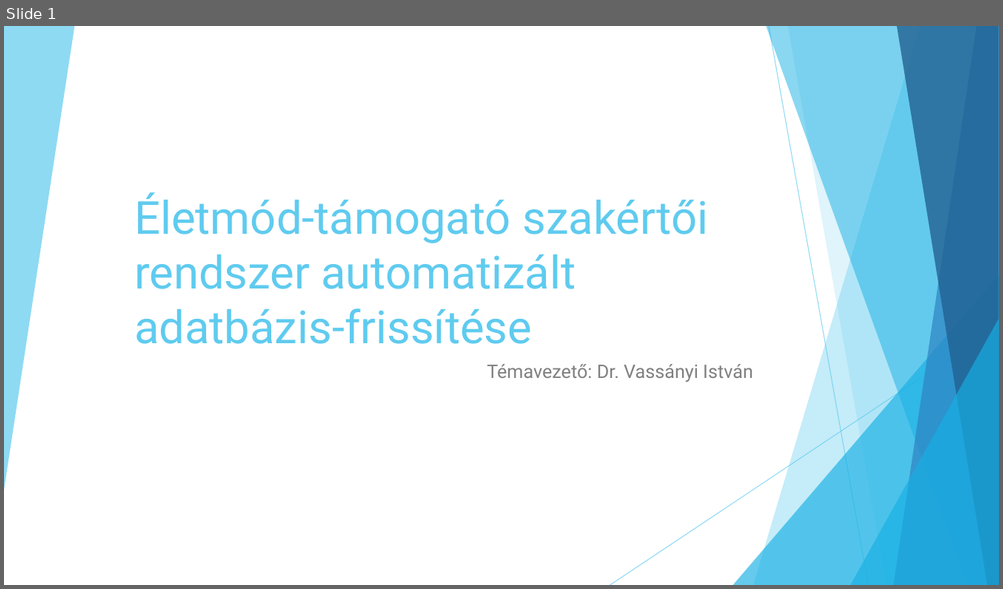
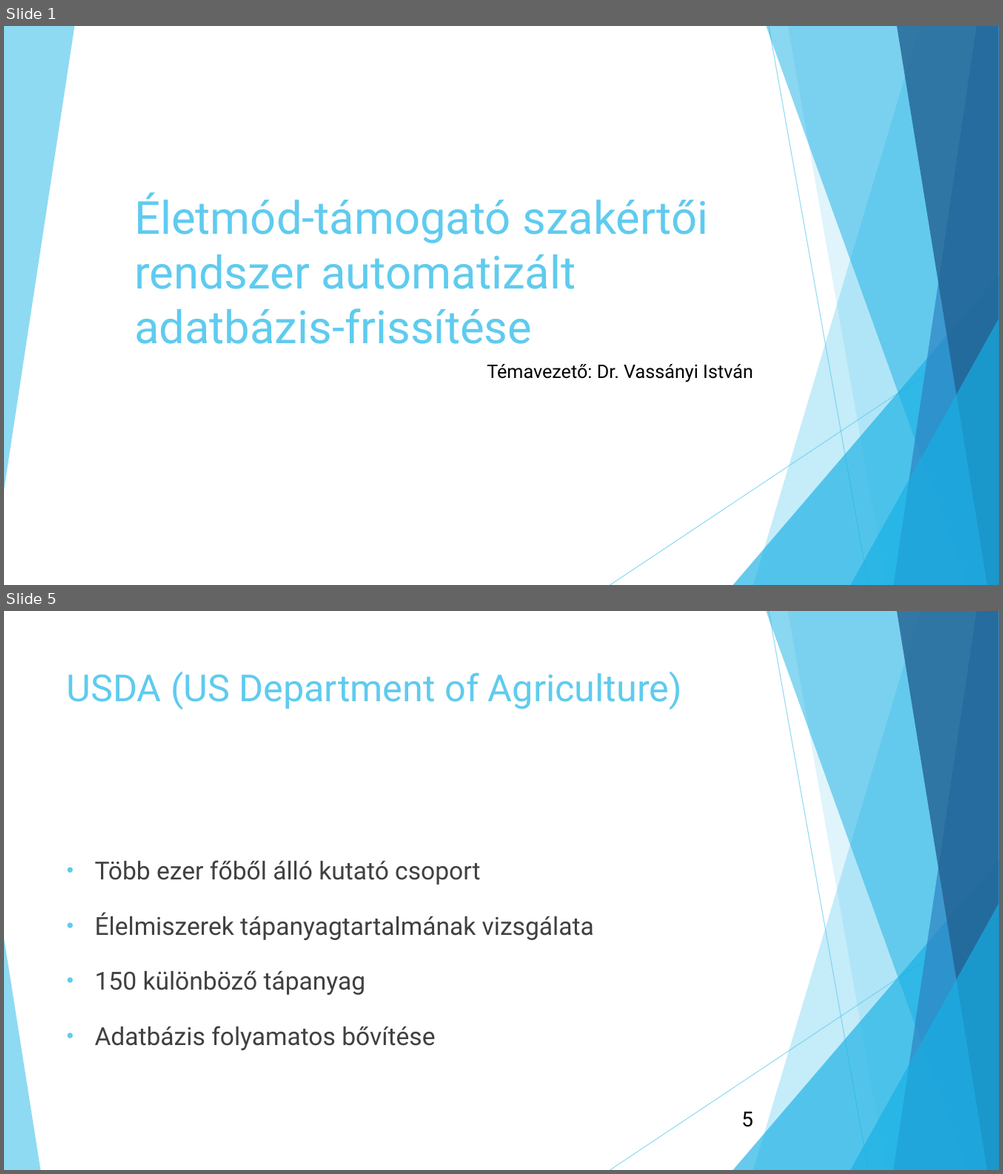
Before and after one commit to tobikjanos/Mernoki_tervezes, a slide deck: 01_MASTER/01_Doc/Szakdolgozat_prezentáció.pptx. Shown one above the other, each under a label of ours: slide 1 before the commit, slides 1 and 5 after it; the slides between them are not shown. The pictures are 1003x589 and 1003x1174 pixels, drawn with LibreOffice and Linux fonts; fonts in the diff are those of the drawing. Boxes give left, top, right and bottom in pixels: in the first picture for what was removed or moved away, otherwise in the second. Text is boxed around its words. In the diff, an @@ line names an element or a change of style, - is before the commit and + after.

```diff
--- a/01_MASTER/01_Doc/Szakdolgozat_prezentáció.pptx
+++ b/01_MASTER/01_Doc/Szakdolgozat_prezentáció.pptx
@@ slide 5 added at box(4, 611, 999, 1170), background #FFFFFF; not listed: 9 template elements that a slide beside it also shows @@
@@ title added at box(67, 672, 682, 709), 36 pt, text #5FCBEF @@
+USDA (US Department of Agriculture)
@@ text added at box(95, 860, 594, 1051), 24 pt, text #404040 @@
+• Több ezer főből álló kutató csoport
+• Élelmiszerek tápanyagtartalmának vizsgálata
+• 150 különböző tápanyag
+• Adatbázis folyamatos bővítése
@@ triangle added at box(4, 939, 40, 1170), fill #5FCBEF at 70% opacity @@
@@ page number added at box(741, 1112, 753, 1128), 20 pt, text #000000 @@
+5
@@ slide 1 changed as well @@
@@ subtitle "Témavezető: Dr. Vassányi István" at box(486, 364, 753, 383): text colour #808080 to #000000 @@
```
Also in this commit, not shown: 12 other slides added, 3 other files.
